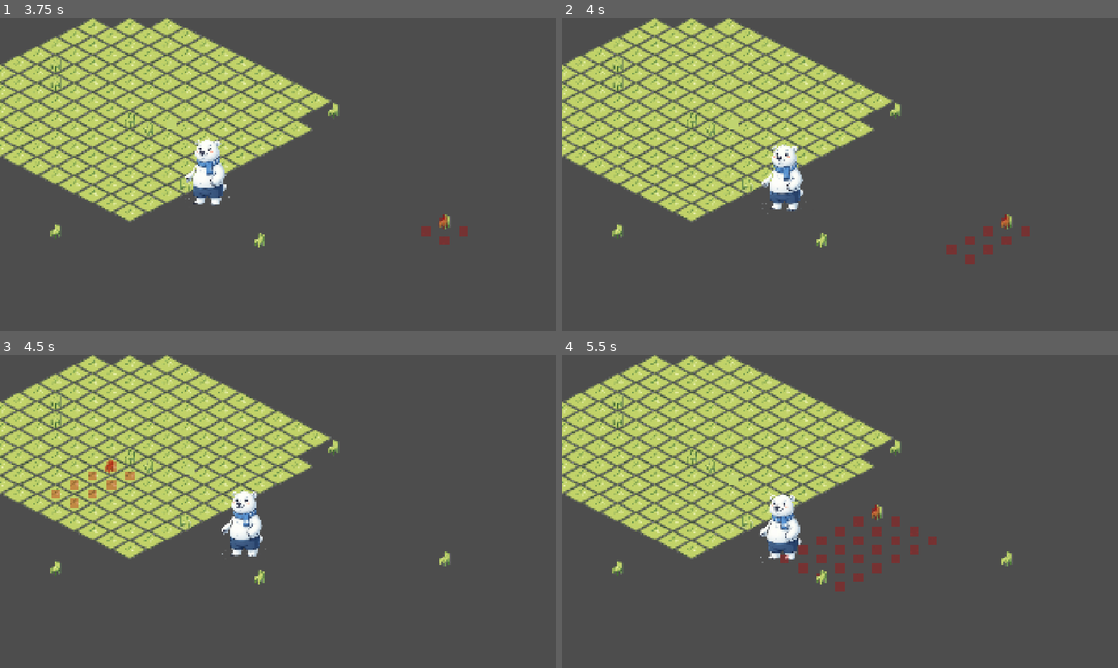
Above: before the commit, frames 1-4 (two rows, left to right).
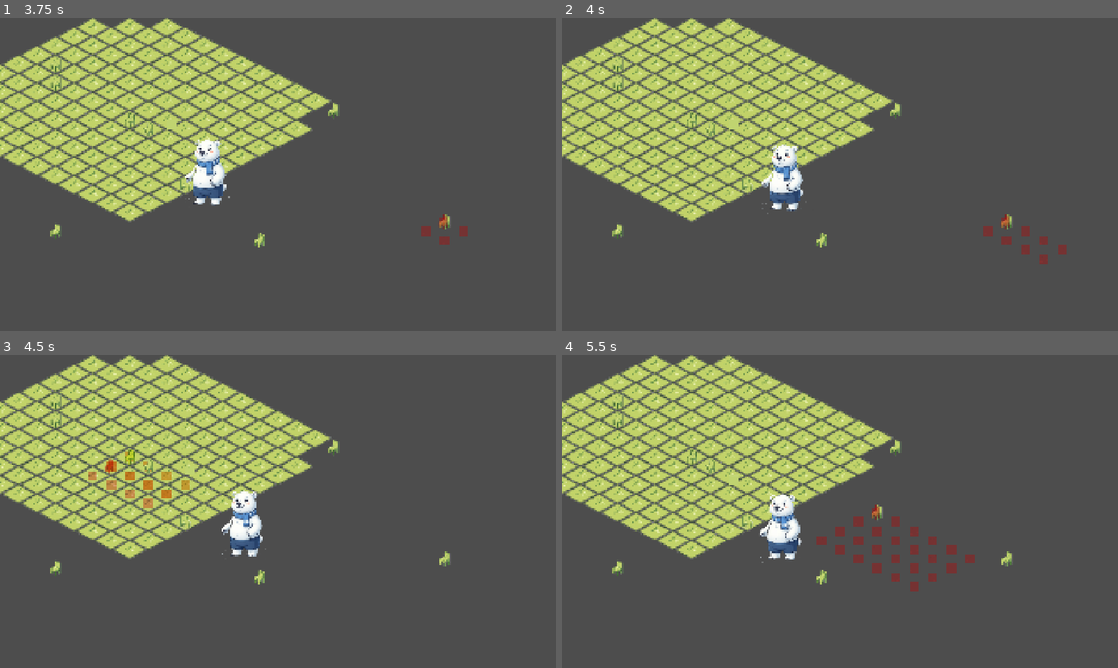
Above: after the commit, the same moments.

Repository: FernandoBATY/Polarv
Game: Godot game, scene res://scenes/world/game.tscn
Two runs of this game, one before a commit and one after it. Both use one fixed random seed, a clock stepped at 60 frames per second and the inputs below.
Inputs (mouse positions are in pixels of both pictures, inside the frame that each line leads up to):
- Up to frame 1 (3.75 s): tap Enter at 0.5 s; move the mouse to (400, 158) at 0.52 s; hold D 0.53-1.28 s; tap R at 0.6 s; click (400, 158) at 0.67 s; tap M at 0.8, 1.35 s; move the mouse to (166, 190) at 1.27 s; hold S 1.28-2.03 s; click (166, 190) at 1.42 s; tap Delete at 1.55, 2.1 s; move the mouse to (333, 105) at 2.02 s; hold D 2.03-3.53 s; click (333, 105) at 2.17 s; tap Backspace at 2.3, 2.85 s; move the mouse to (250, 237) at 2.77 s; click (250, 237) at 2.92 s; tap 1 at 3.05, 3.6 s; move the mouse to (444, 221) at 3.52 s; hold S from 3.53 s (still down); click (444, 221) at 3.67 s
- Up to frame 2 (4 s): keep holding S; tap 2 at 3.8 s
- Up to frame 3 (4.5 s): keep holding S; tap Escape at 4.15 s; move the mouse to (111, 464) at 4.27 s; tap 2 at 4.35 s; click (111, 464) at 4.42 s
- Up to frame 4 (5.5 s): keep holding S; tap 3 at 4.55, 5.1 s; move the mouse to (867, 511) at 5.02 s; click (867, 511) at 5.17 s; tap 4 at 5.3 s

Frame 1 is identical in both runs. In frame 2, 0.4% of the frame differs, in the area x 69-91%, y 69-79%; in frame 3, 0.6%; in frame 4, 0.8%, in the area x 39-75%, y 60-76%.

Commit message:
modo decorcion, mover y borrar objetos

Diff:
--- a/scripts/furniture/FurnitureItem.gd
+++ b/scripts/furniture/FurnitureItem.gd
@@ -1,12 +1,14 @@
 extends Node2D
 
-@export var item_id: String = "chair_01"
+@export var item_id: String = "chair_2x2"
 @export var grid_position: Vector2i = Vector2i.ZERO
 @export var grid_size: Vector2i = Vector2i(2, 2)
 @export var rotation_degrees_data: int = 0
 
 @export var front_texture: Texture2D
 @export var back_texture: Texture2D
+
+var is_selected: bool = false
 
 
 func setup(
@@ -23,6 +25,7 @@
 	global_position = IsoGrid.grid_to_world(grid_position)
 
 	apply_visual_direction()
+	set_selected(false)
 
 	z_index = int(global_position.y)
 
@@ -54,6 +57,30 @@
 			sprite.flip_h = true
 
 
+func set_selected(value: bool) -> void:
+	is_selected = value
+
+	var sprite := $Sprite2D as Sprite2D
+
+	if is_selected:
+		sprite.modulate = Color(1.0, 1.0, 0.4, 1.0)
+	else:
+		sprite.modulate = Color(1.0, 1.0, 1.0, 1.0)
+
+
+func move_to_grid(new_grid_position: Vector2i, new_rotation: int, new_grid_size: Vector2i) -> void:
+	grid_position = new_grid_position
+	rotation_degrees_data = new_rotation
+	grid_size = new_grid_size
+
+	global_position = IsoGrid.grid_to_world(grid_position)
+
+	apply_visual_direction()
+	set_selected(true)
+
+	z_index = int(global_position.y)
+
+
 func to_save_data() -> Dictionary:
 	return {
 		"id": item_id,
--- a/scripts/world/Game.gd
+++ b/scripts/world/Game.gd
@@ -21,6 +21,14 @@
 var current_furniture_id: String = "chair_2x2"
 var current_furniture_size: Vector2i = Vector2i(2, 2)
 
+var selected_furniture: Node = null
+var is_moving_selected: bool = false
+var move_original_position: Vector2i = Vector2i.ZERO
+var move_original_rotation: int = 0
+var move_original_size: Vector2i = Vector2i(2, 2)
+
+var selected_cells_root: Node2D
+
 @onready var player: CharacterBody2D = $Player
 @onready var grid_debug: Sprite2D = $GridDebug
 @onready var furniture_root: Node2D = $FurnitureRoot
@@ -29,8 +37,13 @@
 
 
 func _ready() -> void:
+	selected_cells_root = Node2D.new()
+	selected_cells_root.name = "SelectedCells"
+	add_child(selected_cells_root)
+
 	load_decorations_from_file()
 	select_furniture(current_furniture_id)
+	set_decoration_mode(decoration_mode)
 
 
 func _process(_delta: float) -> void:
@@ -41,9 +54,31 @@
 
 	if decoration_mode:
 		update_furniture_preview()
+		update_selected_cells_display()
 		furniture_preview.visible = true
+		selected_cells_root.visible = true
 	else:
 		furniture_preview.visible = false
+		selected_cells_root.visible = false
+
+
+func set_decoration_mode(value: bool) -> void:
+	decoration_mode = value
+
+	if player and player.has_method("set_movement_enabled"):
+		player.set_movement_enabled(not decoration_mode)
+
+	if not decoration_mode:
+		if is_moving_selected:
+			cancel_selection_or_move()
+
+		if selected_furniture != null:
+			selected_furniture.set_selected(false)
+			selected_furniture = null
+
+		clear_selected_cells()
+
+	print("DECORATION MODE: ", decoration_mode)
 
 
 func update_grid_debug() -> void:
@@ -62,10 +97,19 @@
 	furniture_preview.global_position = snapped_position
 	furniture_preview.z_index = int(snapped_position.y)
 
-	var rotated_size: Vector2i = get_rotated_size(current_furniture_size, current_rotation)
+	var preview_id: String = current_furniture_id
+	var preview_size: Vector2i = current_furniture_size
+	var preview_rotation: int = current_rotation
+
+	if is_moving_selected and selected_furniture != null:
+		preview_id = selected_furniture.item_id
+		preview_size = FurnitureDatabase.get_size(preview_id)
+		preview_rotation = selected_furniture.rotation_degrees_data
+
+	var rotated_size: Vector2i = get_rotated_size(preview_size, preview_rotation)
 
 	current_preview_valid = can_place_furniture(
-		current_furniture_id,
+		preview_id,
 		cell,
 		rotated_size
 	)
@@ -73,7 +117,7 @@
 	update_preview_cells(cell, rotated_size, current_preview_valid)
 
 	var preview_sprite := furniture_preview.get_node("Sprite2D") as Sprite2D
-	preview_sprite.flip_h = current_rotation == 180 or current_rotation == 270
+	preview_sprite.flip_h = preview_rotation == 180 or preview_rotation == 270
 
 	if current_preview_valid:
 		preview_sprite.modulate = Color(0, 1, 0, 0.5)
@@ -105,61 +149,119 @@
 		preview_cells.add_child(cell_sprite)
 
 
+func update_selected_cells_display() -> void:
+	clear_selected_cells()
+
+	if selected_furniture == null:
+		return
+
+	var origin: Vector2i = selected_furniture.grid_position
+	var size: Vector2i = selected_furniture.grid_size
+
+	if is_moving_selected:
+		origin = IsoGrid.world_to_grid(get_global_mouse_position())
+		var base_size: Vector2i = FurnitureDatabase.get_size(selected_furniture.item_id)
+		size = get_rotated_size(base_size, selected_furniture.rotation_degrees_data)
+
+	var cells: Array[Vector2i] = get_cells_for_furniture(origin, size)
+
+	for cell in cells:
+		var cell_sprite := Sprite2D.new()
+		cell_sprite.texture = grid_debug.texture
+		cell_sprite.centered = true
+		cell_sprite.global_position = IsoGrid.grid_to_world(cell)
+		cell_sprite.z_index = int(cell_sprite.global_position.y) - 5
+		cell_sprite.modulate = Color(1.0, 0.5, 0.0, 0.55)
+
+		selected_cells_root.add_child(cell_sprite)
+
+
+func clear_selected_cells() -> void:
+	if selected_cells_root == null:
+		return
+
+	for child in selected_cells_root.get_children():
+		child.queue_free()
+
+
 func _unhandled_input(event: InputEvent) -> void:
 	if event is InputEventKey:
 		if event.pressed and event.keycode == KEY_D:
-			decoration_mode = !decoration_mode
-			print("DECORATION MODE: ", decoration_mode)
-
-		if event.pressed and event.keycode == KEY_R:
-			current_rotation += 90
-
-			if current_rotation >= 360:
-				current_rotation = 0
+			set_decoration_mode(not decoration_mode)
+
+		if event.pressed and event.keycode == KEY_R and decoration_mode:
+			if is_moving_selected and selected_furniture != null:
+				rotate_selected_for_move()
+			else:
+				current_rotation += 90
+				if current_rotation >= 360:
+					current_rotation = 0
 
 			print("DIRECTION: ", current_rotation)
 
-		if event.pressed and event.keycode == KEY_1:
+		if event.pressed and event.keycode == KEY_M and decoration_mode:
+			start_move_selected()
+
+		if event.pressed and decoration_mode and (event.keycode == KEY_DELETE or event.keycode == KEY_BACKSPACE):
+			delete_selected_furniture()
+
+		if event.pressed and event.keycode == KEY_ESCAPE and decoration_mode:
+			cancel_selection_or_move()
+
+		if event.pressed and event.keycode == KEY_1 and decoration_mode:
 			select_furniture("chair_2x2")
 
-		if event.pressed and event.keycode == KEY_2:
+		if event.pressed and event.keycode == KEY_2 and decoration_mode:
 			select_furniture("table_4x2")
 
-		if event.pressed and event.keycode == KEY_3:
+		if event.pressed and event.keycode == KEY_3 and decoration_mode:
 			select_furniture("table_4x4")
 
-		if event.pressed and event.keycode == KEY_4:
+		if event.pressed and event.keycode == KEY_4 and decoration_mode:
 			select_furniture("bed_6x4")
 
-		if event.pressed and event.keycode == KEY_5:
+		if event.pressed and event.keycode == KEY_5 and decoration_mode:
 			select_furniture("fountain_6x6")
 
-		if event.pressed and event.keycode == KEY_6:
+		if event.pressed and event.keycode == KEY_6 and decoration_mode:
 			select_furniture("fridge_2x4")
 
-		if event.pressed and event.keycode == KEY_7:
+		if event.pressed and event.keycode == KEY_7 and decoration_mode:
 			select_furniture("painting_2x2")
 
-		if event.pressed and event.keycode == KEY_8:
+		if event.pressed and event.keycode == KEY_8 and decoration_mode:
 			select_furniture("flower_vase_2x2")
 
-		if event.pressed and event.keycode == KEY_9:
+		if event.pressed and event.keycode == KEY_9 and decoration_mode:
 			select_furniture("rug_4x4")
 
 		if event.pressed and event.keycode == KEY_P:
-			var data := get_decorations_save_data()
-			print(data)
+			print(get_decorations_save_data())
 
 		if event.pressed and event.keycode == KEY_S:
 			save_decorations_to_file()
 
 	if event is InputEventMouseButton:
 		if decoration_mode and event.pressed and event.button_index == MOUSE_BUTTON_LEFT:
-			var mouse_position: Vector2 = get_global_mouse_position()
-			var cell: Vector2i = IsoGrid.world_to_grid(mouse_position)
-
-			if current_preview_valid:
-				spawn_test_furniture(cell)
+			handle_decoration_click()
+
+
+func handle_decoration_click() -> void:
+	var mouse_position: Vector2 = get_global_mouse_position()
+	var cell: Vector2i = IsoGrid.world_to_grid(mouse_position)
+
+	if is_moving_selected and selected_furniture != null:
+		confirm_move_selected(cell)
+		return
+
+	var clicked_furniture: Node = get_top_furniture_at_cell(cell)
+
+	if clicked_furniture != null:
+		select_existing_furniture(clicked_furniture)
+		return
+
+	if current_preview_valid:
+		spawn_test_furniture(cell)
 
 
 func select_furniture(furniture_id: String) -> void:
@@ -167,12 +269,152 @@
 		print("ERROR: MUEBLE NO EXISTE EN DATABASE: ", furniture_id)
 		return
 
+	if selected_furniture != null:
+		selected_furniture.set_selected(false)
+		selected_furniture = null
+
+	is_moving_selected = false
+	clear_selected_cells()
+
 	var furniture_data: Dictionary = FurnitureDatabase.get_item(furniture_id)
 
 	current_furniture_id = furniture_id
 	current_furniture_size = furniture_data["size"]
 
 	print("FURNITURE SELECTED: ", current_furniture_id, " SIZE: ", current_furniture_size)
+
+
+func select_existing_furniture(furniture: Node) -> void:
+	if selected_furniture != null:
+		selected_furniture.set_selected(false)
+
+	selected_furniture = furniture
+	selected_furniture.set_selected(true)
+
+	is_moving_selected = false
+
+	print("SELECTED EXISTING: ", selected_furniture.item_id)
+
+
+func get_top_furniture_at_cell(cell: Vector2i) -> Node:
+	if not occupied_cells.has(cell):
+		return null
+
+	var layer_priority := [
+		"surface",
+		"ceiling",
+		"wall",
+		"furniture",
+		"floor"
+	]
+
+	for layer: String in layer_priority:
+		if occupied_cells[cell].has(layer):
+			var furniture = occupied_cells[cell][layer]
+			if furniture != null:
+				return furniture
+
+	return null
+
+
+func start_move_selected() -> void:
+	if selected_furniture == null:
+		print("NO HAY MUEBLE SELECCIONADO")
+		return
+
+	is_moving_selected = true
+
+	move_original_position = selected_furniture.grid_position
+	move_original_rotation = selected_furniture.rotation_degrees_data
+	move_original_size = selected_furniture.grid_size
+
+	free_furniture_cells(selected_furniture)
+
+	print("MOVIENDO: ", selected_furniture.item_id)
+
+
+func confirm_move_selected(cell: Vector2i) -> void:
+	if selected_furniture == null:
+		return
+
+	var item_id: String = selected_furniture.item_id
+	var rotation_data: int = selected_furniture.rotation_degrees_data
+	var base_size: Vector2i = FurnitureDatabase.get_size(item_id)
+	var rotated_size: Vector2i = get_rotated_size(base_size, rotation_data)
+
+	if not can_place_furniture(item_id, cell, rotated_size):
+		print("NO SE PUEDE MOVER A: ", cell)
+		return
+
+	selected_furniture.move_to_grid(
+		cell,
+		rotation_data,
+		rotated_size
+	)
+
+	occupy_furniture_cells(selected_furniture)
+
+	is_moving_selected = false
+
+	print("MUEBLE MOVIDO: ", selected_furniture.item_id, " A ", cell)
+
+
+func rotate_selected_for_move() -> void:
+	if selected_furniture == null:
+		return
+
+	var new_rotation: int = selected_furniture.rotation_degrees_data + 90
+
+	if new_rotation >= 360:
+		new_rotation = 0
+
+	var base_size: Vector2i = FurnitureDatabase.get_size(selected_furniture.item_id)
+	var rotated_size: Vector2i = get_rotated_size(base_size, new_rotation)
+
+	selected_furniture.move_to_grid(
+		selected_furniture.grid_position,
+		new_rotation,
+		rotated_size
+	)
+
+
+func cancel_selection_or_move() -> void:
+	if is_moving_selected and selected_furniture != null:
+		selected_furniture.move_to_grid(
+			move_original_position,
+			move_original_rotation,
+			move_original_size
+		)
+
+		occupy_furniture_cells(selected_furniture)
+
+		is_moving_selected = false
+
+		print("MOVIMIENTO CANCELADO")
+		return
+
+	if selected_furniture != null:
+		selected_furniture.set_selected(false)
+		selected_furniture = null
+		clear_selected_cells()
+		print("SELECCION CANCELADA")
+
+
+func delete_selected_furniture() -> void:
+	if selected_furniture == null:
+		print("NO HAY MUEBLE SELECCIONADO")
+		return
+
+	if is_moving_selected:
+		is_moving_selected = false
+	else:
+		free_furniture_cells(selected_furniture)
+
+	print("MUEBLE BORRADO: ", selected_furniture.item_id)
+
+	selected_furniture.queue_free()
+	selected_furniture = null
+	clear_selected_cells()
 
 
 func get_rotated_size(size: Vector2i, rotation_data: int) -> Vector2i:
@@ -365,6 +607,10 @@
 
 	for child in furniture_root.get_children():
 		child.queue_free()
+
+	selected_furniture = null
+	is_moving_selected = false
+	clear_selected_cells()
 
 	for decoration_data in data:
 		var item_id: String = str(decoration_data["id"])
